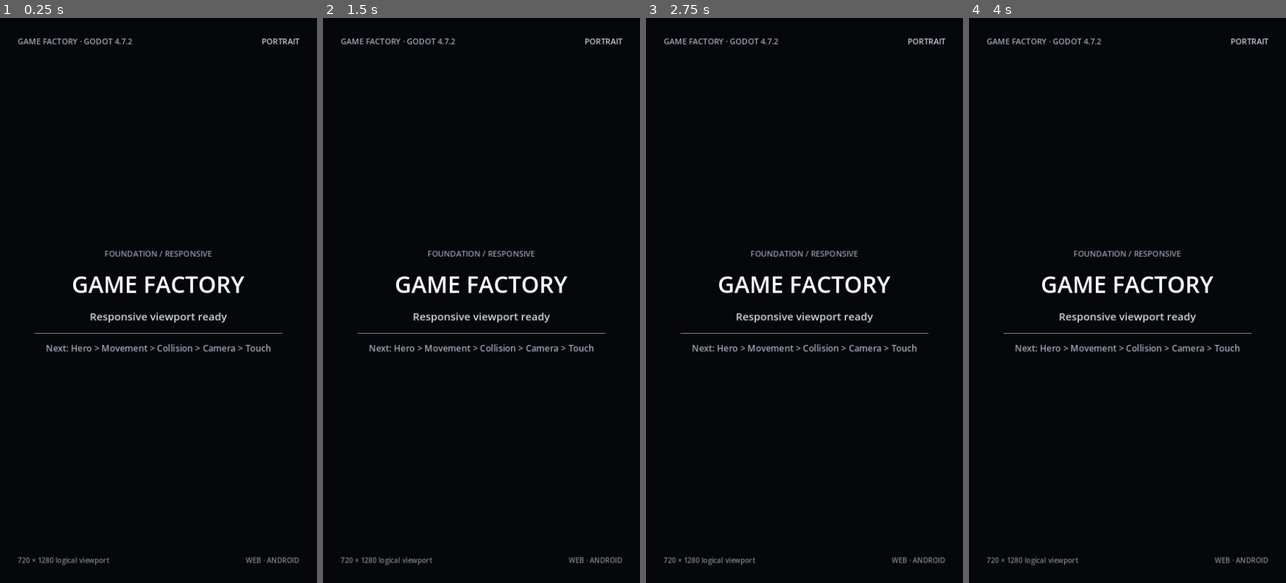
Above: before the commit, frames 1-4 (left to right).
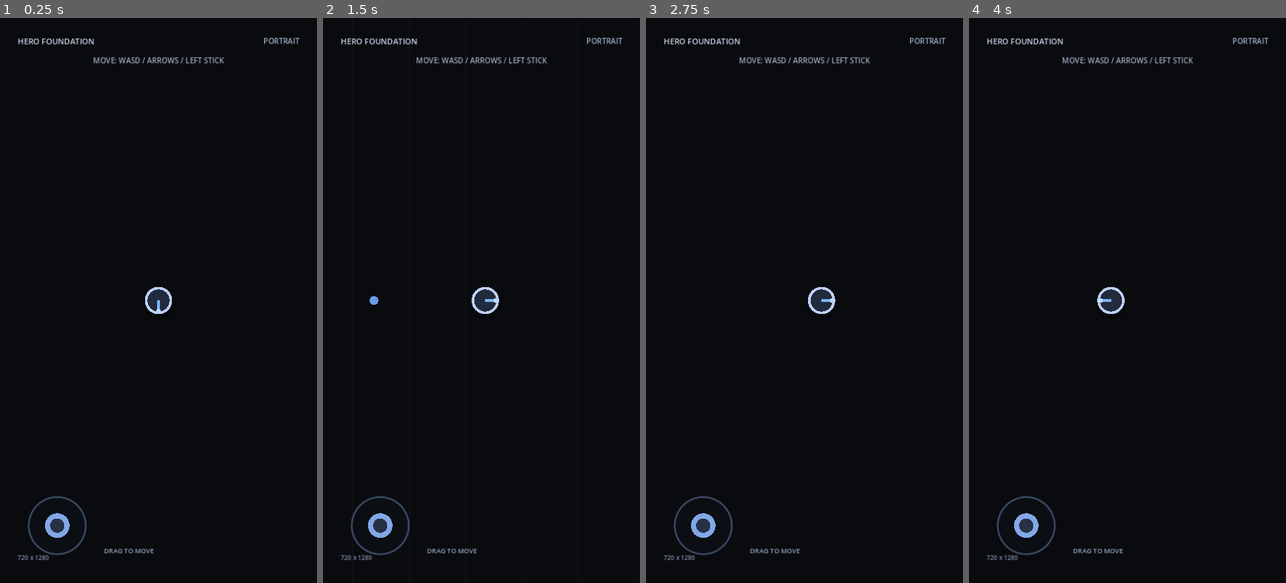
Above: after the commit, the same moments.

Repository: Broosskyy/Test-Game-Factory.
Game: Godot game, scene res://game/main.tscn
Two runs of this game, one before a commit and one after it. Both use one fixed random seed, a clock stepped at 60 frames per second and the inputs below.
Inputs (mouse positions are in pixels of both pictures, inside the frame that each line leads up to):
- Up to frame 1 (0.25 s): no input
- Up to frame 2 (1.5 s): tap Enter at 0.5 s; move the mouse to (551, 272) at 0.52 s; hold D 0.53-1.25 s; click (551, 272) at 0.67 s; drag from (418, 328) to (465, 413) at 1.27 s
- Up to frame 3 (2.75 s): tap Space at 2 s; move the mouse to (836, 176) at 2.02 s; hold D from 2.03 s (still down); click (836, 176) at 2.17 s
- Up to frame 4 (4 s): release D at 2.75 s; drag from (1111, 413) to (1032, 215) at 2.77 s; tap Enter at 3.5 s; move the mouse to (1222, 385) at 3.52 s; hold A from 3.53 s (still down); click (1222, 385) at 3.67 s

The runs differ from the first frame. In frame 1, 3.7% of the frame differs, in the area x 5-95%, y 3-97%; in frame 2, 3.7%; in frame 3, 3.7%; in frame 4, 3.7%.

Commit message:
feat: add hero movement foundation

Diff:
--- /dev/null
+++ b/game/hero/hero.gd
@@ -0,0 +1,58 @@
+extends CharacterBody2D
+
+@export var move_speed := 360.0
+@export var acceleration := 2400.0
+@export var deceleration := 3000.0
+
+var _movement_source: Node
+var _facing := Vector2.DOWN
+
+
+func _ready() -> void:
+	_movement_source = get_tree().get_first_node_in_group("movement_input")
+	queue_redraw()
+
+
+func _physics_process(delta: float) -> void:
+	var input_vector := _keyboard_vector()
+
+	if is_instance_valid(_movement_source) and _movement_source.has_method("get_vector"):
+		var touch_vector: Vector2 = _movement_source.call("get_vector")
+		if touch_vector.length() > 0.04:
+			input_vector = touch_vector
+
+	if input_vector.length() > 1.0:
+		input_vector = input_vector.normalized()
+
+	if input_vector.length() > 0.04:
+		_facing = input_vector.normalized()
+		var target_velocity := input_vector * move_speed
+		velocity = velocity.move_toward(target_velocity, acceleration * delta)
+		queue_redraw()
+	else:
+		velocity = velocity.move_toward(Vector2.ZERO, deceleration * delta)
+
+	move_and_slide()
+
+
+func _keyboard_vector() -> Vector2:
+	var direction := Vector2.ZERO
+
+	if Input.is_key_pressed(KEY_A) or Input.is_key_pressed(KEY_LEFT):
+		direction.x -= 1.0
+	if Input.is_key_pressed(KEY_D) or Input.is_key_pressed(KEY_RIGHT):
+		direction.x += 1.0
+	if Input.is_key_pressed(KEY_W) or Input.is_key_pressed(KEY_UP):
+		direction.y -= 1.0
+	if Input.is_key_pressed(KEY_S) or Input.is_key_pressed(KEY_DOWN):
+		direction.y += 1.0
+
+	return direction.normalized()
+
+
+func _draw() -> void:
+	draw_circle(Vector2(0, 9), 34.0, Color(0.0, 0.0, 0.0, 0.32))
+	draw_circle(Vector2.ZERO, 31.0, Color(0.74, 0.81, 0.96, 1.0))
+	draw_circle(Vector2.ZERO, 25.0, Color(0.13, 0.17, 0.24, 1.0))
+	draw_line(Vector2.ZERO, _facing * 24.0, Color(0.5, 0.72, 1.0, 1.0), 5.0, true)
+	draw_circle(_facing * 24.0, 5.5, Color(0.72, 0.86, 1.0, 1.0))
--- a/game/main.tscn
+++ b/game/main.tscn
@@ -1,112 +1,142 @@
-[gd_scene load_steps=3 format=3]
+[gd_scene load_steps=7 format=3]
 
-[ext_resource type="Script" path="res://game/responsive_foundation.gd" id="1_main"]
-[ext_resource type="Script" path="res://game_factory/ui/safe_area_container.gd" id="2_safe"]
+[ext_resource type="Script" path="res://game/world_test.gd" id="1_world"]
+[ext_resource type="Script" path="res://game/hero/hero.gd" id="2_hero"]
+[ext_resource type="Script" path="res://game/responsive_foundation.gd" id="3_hud"]
+[ext_resource type="Script" path="res://game_factory/ui/safe_area_container.gd" id="4_safe"]
+[ext_resource type="Script" path="res://game_factory/input/virtual_joystick.gd" id="5_joystick"]
 
-[node name="Main" type="Control"]
+[sub_resource type="CircleShape2D" id="CircleShape2D_hero"]
+radius = 31.0
+
+[node name="Main" type="Node2D"]
+
+[node name="World" type="Node2D" parent="."]
+script = ExtResource("1_world")
+
+[node name="Hero" type="CharacterBody2D" parent="World"]
+position = Vector2(1200, 1000)
+script = ExtResource("2_hero")
+
+[node name="CollisionShape2D" type="CollisionShape2D" parent="World/Hero"]
+shape = SubResource("CircleShape2D_hero")
+
+[node name="Camera2D" type="Camera2D" parent="World/Hero"]
+position_smoothing_enabled = true
+position_smoothing_speed = 8.0
+limit_left = 0
+limit_top = 0
+limit_right = 2400
+limit_bottom = 2000
+limit_smoothed = true
+enabled = true
+
+[node name="HUD" type="CanvasLayer" parent="."]
+
+[node name="HUDRoot" type="Control" parent="HUD"]
 layout_mode = 3
 anchors_preset = 15
 anchor_right = 1.0
 anchor_bottom = 1.0
 grow_horizontal = 2
 grow_vertical = 2
-script = ExtResource("1_main")
+mouse_filter = 2
+script = ExtResource("3_hud")
 
-[node name="Background" type="ColorRect" parent="."]
+[node name="SafeArea" type="MarginContainer" parent="HUD/HUDRoot"]
 layout_mode = 1
 anchors_preset = 15
 anchor_right = 1.0
 anchor_bottom = 1.0
 grow_horizontal = 2
 grow_vertical = 2
-color = Color(0.025, 0.03, 0.04, 1)
-mouse_filter = 2
+script = ExtResource("4_safe")
 
-[node name="SafeArea" type="MarginContainer" parent="."]
-layout_mode = 1
-anchors_preset = 15
-anchor_right = 1.0
-anchor_bottom = 1.0
-grow_horizontal = 2
-grow_vertical = 2
-script = ExtResource("2_safe")
-
-[node name="Layout" type="VBoxContainer" parent="SafeArea"]
-layout_mode = 2
-theme_override_constants/separation = 24
-
-[node name="TopBar" type="HBoxContainer" parent="SafeArea/Layout"]
+[node name="SafeContent" type="Control" parent="HUD/HUDRoot/SafeArea"]
 layout_mode = 2
 
-[node name="FoundationBadge" type="Label" parent="SafeArea/Layout/TopBar"]
-layout_mode = 2
-size_flags_horizontal = 3
-theme_override_colors/font_color = Color(0.62, 0.66, 0.72, 1)
+[node name="Title" type="Label" parent="HUD/HUDRoot/SafeArea/SafeContent"]
+layout_mode = 1
+offset_right = 320.0
+offset_bottom = 30.0
+theme_override_colors/font_color = Color(0.78, 0.82, 0.9, 1)
 theme_override_font_sizes/font_size = 18
-text = "GAME FACTORY · GODOT 4.7.2"
+text = "HERO FOUNDATION"
 
-[node name="OrientationBadge" type="Label" parent="SafeArea/Layout/TopBar"]
+[node name="OrientationBadge" type="Label" parent="HUD/HUDRoot/SafeArea/SafeContent"]
 unique_name_in_owner = true
-layout_mode = 2
-theme_override_colors/font_color = Color(0.77, 0.8, 0.85, 1)
-theme_override_font_sizes/font_size = 18
+layout_mode = 1
+anchors_preset = 1
+anchor_left = 1.0
+anchor_right = 1.0
+offset_left = -190.0
+offset_bottom = 30.0
+grow_horizontal = 0
+theme_override_colors/font_color = Color(0.62, 0.68, 0.78, 1)
+theme_override_font_sizes/font_size = 17
 text = "PORTRAIT"
 horizontal_alignment = 2
 
-[node name="Center" type="CenterContainer" parent="SafeArea/Layout"]
-layout_mode = 2
-size_flags_vertical = 3
+[node name="FullscreenButton" type="Button" parent="HUD/HUDRoot/SafeArea/SafeContent"]
+unique_name_in_owner = true
+layout_mode = 1
+anchors_preset = 1
+anchor_left = 1.0
+anchor_right = 1.0
+offset_left = -160.0
+offset_top = 44.0
+offset_right = 0.0
+offset_bottom = 94.0
+grow_horizontal = 0
+theme_override_font_sizes/font_size = 15
+text = "FULLSCREEN"
 
-[node name="Content" type="VBoxContainer" parent="SafeArea/Layout/Center"]
-custom_minimum_size = Vector2(560, 0)
-layout_mode = 2
-theme_override_constants/separation = 18
-
-[node name="Eyebrow" type="Label" parent="SafeArea/Layout/Center/Content"]
-layout_mode = 2
-theme_override_colors/font_color = Color(0.56, 0.6, 0.67, 1)
-theme_override_font_sizes/font_size = 18
-text = "FOUNDATION / RESPONSIVE"
+[node name="Hint" type="Label" parent="HUD/HUDRoot/SafeArea/SafeContent"]
+layout_mode = 1
+anchors_preset = 10
+anchor_right = 1.0
+offset_top = 44.0
+offset_bottom = 78.0
+grow_horizontal = 2
+theme_override_colors/font_color = Color(0.68, 0.73, 0.82, 0.9)
+theme_override_font_sizes/font_size = 17
+text = "MOVE: WASD / ARROWS / LEFT STICK"
 horizontal_alignment = 1
 
-[node name="Title" type="Label" parent="SafeArea/Layout/Center/Content"]
-layout_mode = 2
-theme_override_font_sizes/font_size = 52
-text = "GAME FACTORY"
-horizontal_alignment = 1
+[node name="ViewportReadout" type="Label" parent="HUD/HUDRoot/SafeArea/SafeContent"]
+unique_name_in_owner = true
+layout_mode = 1
+anchors_preset = 2
+anchor_top = 1.0
+anchor_bottom = 1.0
+offset_top = -28.0
+offset_right = 220.0
+grow_vertical = 0
+theme_override_colors/font_color = Color(0.5, 0.56, 0.66, 1)
+theme_override_font_sizes/font_size = 14
+text = "720 x 1280"
 
-[node name="Status" type="Label" parent="SafeArea/Layout/Center/Content"]
-layout_mode = 2
-theme_override_colors/font_color = Color(0.82, 0.84, 0.88, 1)
-theme_override_font_sizes/font_size = 24
-text = "Responsive viewport ready"
-horizontal_alignment = 1
+[node name="TouchLabel" type="Label" parent="HUD/HUDRoot/SafeArea/SafeContent"]
+layout_mode = 1
+anchors_preset = 2
+anchor_top = 1.0
+anchor_bottom = 1.0
+offset_left = 196.0
+offset_top = -44.0
+offset_right = 430.0
+offset_bottom = -10.0
+grow_vertical = 0
+theme_override_colors/font_color = Color(0.58, 0.64, 0.74, 1)
+theme_override_font_sizes/font_size = 15
+text = "DRAG TO MOVE"
 
-[node name="Rule" type="HSeparator" parent="SafeArea/Layout/Center/Content"]
-layout_mode = 2
-
-[node name="Next" type="Label" parent="SafeArea/Layout/Center/Content"]
-layout_mode = 2
-theme_override_colors/font_color = Color(0.62, 0.66, 0.72, 1)
-theme_override_font_sizes/font_size = 20
-text = "Next: Hero > Movement > Collision > Camera > Touch"
-horizontal_alignment = 1
-autowrap_mode = 2
-
-[node name="BottomBar" type="HBoxContainer" parent="SafeArea/Layout"]
-layout_mode = 2
-
-[node name="ViewportReadout" type="Label" parent="SafeArea/Layout/BottomBar"]
-unique_name_in_owner = true
-layout_mode = 2
-size_flags_horizontal = 3
-theme_override_colors/font_color = Color(0.48, 0.52, 0.58, 1)
-theme_override_font_sizes/font_size = 16
-text = "720 × 1280 logical viewport"
-
-[node name="Targets" type="Label" parent="SafeArea/Layout/BottomBar"]
-layout_mode = 2
-theme_override_colors/font_color = Color(0.48, 0.52, 0.58, 1)
-theme_override_font_sizes/font_size = 16
-text = "WEB · ANDROID"
-horizontal_alignment = 2
+[node name="VirtualJoystick" type="Control" parent="HUD/HUDRoot/SafeArea/SafeContent" groups=["movement_input"]]
+layout_mode = 1
+anchors_preset = 2
+anchor_top = 1.0
+anchor_bottom = 1.0
+offset_top = -180.0
+offset_right = 180.0
+grow_vertical = 0
+mouse_default_cursor_shape = 2
+script = ExtResource("5_joystick")
--- a/game/responsive_foundation.gd
+++ b/game/responsive_foundation.gd
@@ -5,6 +5,7 @@
 
 @onready var viewport_readout: Label = %ViewportReadout
 @onready var orientation_badge: Label = %OrientationBadge
+@onready var fullscreen_button: Button = %FullscreenButton
 
 var _last_landscape: bool
 var _profile_initialized := false
@@ -15,6 +16,10 @@
 	if not get_window().size_changed.is_connected(_on_window_size_changed):
 		get_window().size_changed.connect(_on_window_size_changed)
 
+	if not fullscreen_button.pressed.is_connected(_toggle_fullscreen):
+		fullscreen_button.pressed.connect(_toggle_fullscreen)
+
+	fullscreen_button.visible = OS.get_name() == "Web"
 	_apply_orientation_profile()
 	call_deferred("_refresh_debug_readout")
 
@@ -22,6 +27,7 @@
 func _on_window_size_changed() -> void:
 	if _applying_profile:
 		return
+
 	_apply_orientation_profile()
 	call_deferred("_refresh_debug_readout")
 
@@ -52,7 +58,15 @@
 	var orientation := "LANDSCAPE" if physical_size.x > physical_size.y else "PORTRAIT"
 
 	orientation_badge.text = orientation
-	viewport_readout.text = "%d × %d logical viewport" % [
+	viewport_readout.text = "%d x %d" % [
 		roundi(logical_size.x),
 		roundi(logical_size.y)
 	]
+
+
+func _toggle_fullscreen() -> void:
+	var current_mode := DisplayServer.window_get_mode()
+	if current_mode == DisplayServer.WINDOW_MODE_FULLSCREEN:
+		DisplayServer.window_set_mode(DisplayServer.WINDOW_MODE_WINDOWED)
+	else:
+		DisplayServer.window_set_mode(DisplayServer.WINDOW_MODE_FULLSCREEN)
--- /dev/null
+++ b/game/world_test.gd
@@ -0,0 +1,57 @@
+extends Node2D
+
+const WORLD_SIZE := Vector2(2400.0, 2000.0)
+const WALL_THICKNESS := 64.0
+const GRID_SIZE := 128
+
+
+func _ready() -> void:
+	_create_boundaries()
+	queue_redraw()
+
+
+func _create_boundaries() -> void:
+	_create_wall(
+		Vector2(WORLD_SIZE.x * 0.5, -WALL_THICKNESS * 0.5),
+		Vector2(WORLD_SIZE.x + WALL_THICKNESS * 2.0, WALL_THICKNESS)
+	)
+	_create_wall(
+		Vector2(WORLD_SIZE.x * 0.5, WORLD_SIZE.y + WALL_THICKNESS * 0.5),
+		Vector2(WORLD_SIZE.x + WALL_THICKNESS * 2.0, WALL_THICKNESS)
+	)
+	_create_wall(
+		Vector2(-WALL_THICKNESS * 0.5, WORLD_SIZE.y * 0.5),
+		Vector2(WALL_THICKNESS, WORLD_SIZE.y)
+	)
+	_create_wall(
+		Vector2(WORLD_SIZE.x + WALL_THICKNESS * 0.5, WORLD_SIZE.y * 0.5),
+		Vector2(WALL_THICKNESS, WORLD_SIZE.y)
+	)
+
+
+func _create_wall(wall_position: Vector2, wall_size: Vector2) -> void:
+	var body := StaticBody2D.new()
+	body.position = wall_position
+
+	var collision := CollisionShape2D.new()
+	var shape := RectangleShape2D.new()
+	shape.size = wall_size
+	collision.shape = shape
+
+	body.add_child(collision)
+	add_child(body)
+
+
+func _draw() -> void:
+	var world_rect := Rect2(Vector2.ZERO, WORLD_SIZE)
+	draw_rect(world_rect, Color(0.035, 0.042, 0.055, 1.0), true)
+
+	var grid_color := Color(0.12, 0.14, 0.18, 0.42)
+	for x in range(0, int(WORLD_SIZE.x) + 1, GRID_SIZE):
+		draw_line(Vector2(x, 0), Vector2(x, WORLD_SIZE.y), grid_color, 1.0)
+
+	for y in range(0, int(WORLD_SIZE.y) + 1, GRID_SIZE):
+		draw_line(Vector2(0, y), Vector2(WORLD_SIZE.x, y), grid_color, 1.0)
+
+	draw_rect(world_rect, Color(0.34, 0.4, 0.52, 0.9), false, 6.0)
+	draw_circle(WORLD_SIZE * 0.5, 10.0, Color(0.46, 0.66, 1.0, 0.9))
--- /dev/null
+++ b/game_factory/input/virtual_joystick.gd
@@ -0,0 +1,80 @@
+extends Control
+
+@export_range(0.0, 0.5, 0.01) var deadzone := 0.14
+
+var _value := Vector2.ZERO
+var _knob_offset := Vector2.ZERO
+var _active_touch := -1
+var _mouse_active := false
+
+
+func _ready() -> void:
+	mouse_filter = Control.MOUSE_FILTER_STOP
+	queue_redraw()
+
+
+func get_vector() -> Vector2:
+	return _value
+
+
+func _gui_input(event: InputEvent) -> void:
+	if event is InputEventScreenTouch:
+		if event.pressed and _active_touch == -1:
+			_active_touch = event.index
+			_update_from_local_position(event.position)
+			accept_event()
+		elif not event.pressed and event.index == _active_touch:
+			_active_touch = -1
+			_reset()
+			accept_event()
+
+	elif event is InputEventScreenDrag and event.index == _active_touch:
+		_update_from_local_position(event.position)
+		accept_event()
+
+	elif event is InputEventMouseButton and event.button_index == MOUSE_BUTTON_LEFT:
+		_mouse_active = event.pressed
+		if _mouse_active:
+			_update_from_local_position(event.position)
+		else:
+			_reset()
+		accept_event()
+
+	elif event is InputEventMouseMotion and _mouse_active:
+		_update_from_local_position(event.position)
+		accept_event()
+
+
+func _update_from_local_position(local_position: Vector2) -> void:
+	var center := size * 0.5
+	var radius := maxf(1.0, minf(size.x, size.y) * 0.36)
+	var raw_offset := local_position - center
+	_knob_offset = raw_offset.limit_length(radius)
+
+	var normalized := _knob_offset / radius
+	var magnitude := normalized.length()
+
+	if magnitude <= deadzone:
+		_value = Vector2.ZERO
+	else:
+		var scaled_magnitude := inverse_lerp(deadzone, 1.0, minf(magnitude, 1.0))
+		_value = normalized.normalized() * scaled_magnitude
+
+	queue_redraw()
+
+
+func _reset() -> void:
+	_value = Vector2.ZERO
+	_knob_offset = Vector2.ZERO
+	queue_redraw()
+
+
+func _draw() -> void:
+	var center := size * 0.5
+	var radius := minf(size.x, size.y) * 0.36
+	var knob_radius := radius * 0.43
+
+	draw_circle(center, radius, Color(0.05, 0.065, 0.09, 0.72))
+	draw_arc(center, radius, 0.0, TAU, 64, Color(0.46, 0.58, 0.78, 0.42), 3.0, true)
+	draw_circle(center + _knob_offset, knob_radius, Color(0.56, 0.72, 1.0, 0.9))
+	draw_circle(center + _knob_offset, knob_radius * 0.58, Color(0.13, 0.17, 0.24, 0.95))
Not shown, changed: .github/workflows/godot-build.yml
